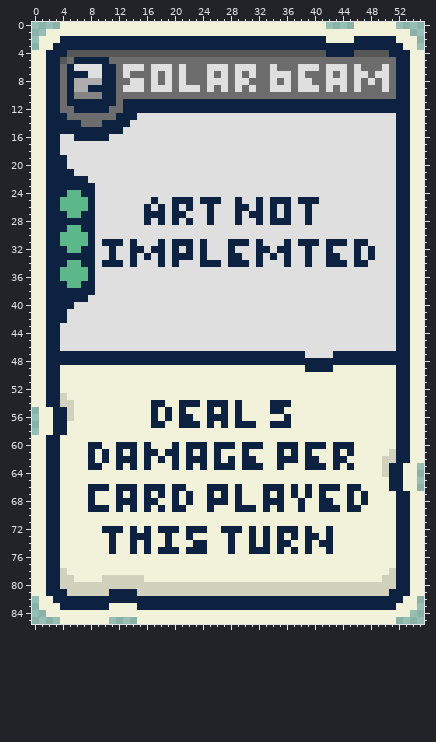
Sprite sheet, stored at Art/Cards/026 Solar Beam.png. The first picture shows the starting point.
The file is 56x86 pixels.
Now the later version:
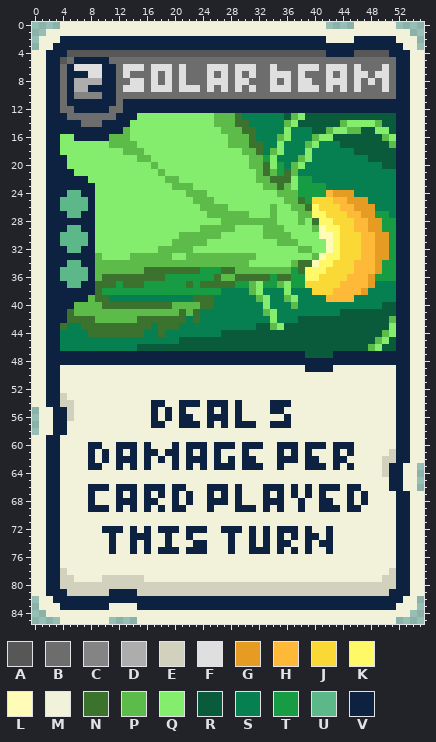
Palette (. is transparent): A #575757  B #6d6d6d  C #848484  D #adadad  E #d1d1bd  F #dfdfdf  G #e69b22  H #ffb938  J #fad937  K #fff867  L #fffcb7  M #f2f2da  N #3a722e  P #5dbb49  Q #84ed6e  R #0a5b3c  S #068051  T #179c43  U #5cb888  V #0d2140
Edits made:
y 13: x 15..51 FFFFFFFFFFFFFFFFFFFFFFFFFFFFFFFFFFFFF -> QQQQQQQQQQQPPPNSSSSSSRPQRRRRRRRRRRRRR
y 14: x 14..51 FFFFFFFFFFFFFFFFFFFFFFFFFFFFFFFFFFFFFF -> QQQQQQQQQQQQPPPNNSSSSSPQRRRRRRPQQQQPRR
y 15: x 13..51 FFFFFFFFFFFFFFFFFFFFFFFFFFFFFFFFFFFFFFF -> PQQQQQQQQQQQQQPPPNNSSSSQSSSRRPQQPPRRQQR
y 16: x 4..5 FF -> QQ; x 11..51 FFFFFFFFFFFFFFFFFFFFFFFFFFFFFFFFFFFFFFFFF -> PPPQQQQQQQQQQQQQQPPPNSSSPQSSSPQQRRRRRRRPQ
y 17: x 4..51 FFFFFFFFFFFFFFFFFFFFFFFFFFFFFFFFFFFFFFFFFFFFFFFF -> QQQQQQQPPPPQQQQQQQQQQQQQPPPNNSSQSSSPQSSSRRRRRRRP
y 18: x 4..51 FFFFFFFFFFFFFFFFFFFFFFFFFFFFFFFFFFFFFFFFFFFFFFFF -> QQQQQQQQQPPPQQQQQQQQQQQQQQPPNSPQSSSQSSSSSSRRRRRR
y 19: x 5..51 FFFFFFFFFFFFFFFFFFFFFFFFFFFFFFFFFFFFFFFFFFFFFFF -> QQQQQQQQQQPPQQQQQQQQQQQQQQPPTQSSSPQSSSSSSSSRRRR
y 20: x 5..51 FFFFFFFFFFFFFFFFFFFFFFFFFFFFFFFFFFFFFFFFFFFFFFF -> QQQQQQQQQQQQPQQQQQQQQQQQQQPPNQTSPQSSSSSSSSSSSRR
y 21: x 6..51 FFFFFFFFFFFFFFFFFFFFFFFFFFFFFFFFFFFFFFFFFFFFFF -> QQQQQQQQQQQQPQQQQQQQQQQQQQPNPTNPSSSSSSSSSSSSSS
y 22: x 8..51 FFFFFFFFFFFFFFFFFFFFFFFFFFFFFFFFFFFFFFFFFFFF -> QQQQQQQQQQQPPQQQQQQQQQQQPPNNNQTTSSSSSSSSSSSS
y 23: x 9..51 FFFFFFFFFFFFFFFFFFFFFFFFFFFFFFFFFFFFFFFFFFF -> QQQQQQQQQQQPPPQQQQQQQQQQPPNPQTTTTSSSSSSSSSS
y 24: x 9..51 FFFFFFFFFFFFFFFFFFFFFFFFFFFFFFFFFFFFFFFFFFF -> QQQQQQQQQQQQQPPPQQQQQQQQQQPPPTTTTHGGGSSSSSS
y 25: x 9..51 FFFFFFFFVFFVVVFVVVFFVFFVFVVVFVVVFFFFFFFFFFF -> QQQQQQQQQQQQQQPPPQQQQQQQQQQPPNTJJJHHGGGSSSS
y 26: x 9..51 FFFFFFFVFVFVFVFFVFFFVVFVFVFVFFVFFFFFFFFFFFF -> QQQQQQQQQQQQQQQPPPPQQQQQQPQQPPNKJJJHHGGGSSS
y 27: x 9..51 FFFFFFFVVVFVVFFFVFFFVFVVFVFVFFVFFFFFFFFFFFF -> QQQQQQQQQQQQQQQQPPPPPPQQQPQQQPPKKJJJHHGGTTS
y 28: x 9..51 FFFFFFFVFVFVFVFFVFFFVFFVFVVVFFVFFFFFFFFFFFF -> QQQQQQQQQQQQQQQQQQPPPPPPPPQQQPQNKKJJJHHGGTT
y 29: x 9..51 FFFFFFFFFFFFFFFFFFFFFFFFFFFFFFFFFFFFFFFFFFF -> QQQQQQQQQQQQQQQPPPPPQQQQPPPQQQQPLKKJJHHGGTT
y 30: x 9..51 FFFFFFFFFFFFFFFFFFFFFFFFFFFFFFFFFFFFFFFFFFF -> QQQQQQQQQQQQPPPPPPQQQQQQPPPPQQQQLLKJJJHHGGT
y 31: x 9..51 FVVVFVFFFVFVVVFVFFFVVVFVFFFVFVVVFVVVFVVFFFF -> QQQQQQQQQQQPPPPPQQQQQQQQQQPPPQQQQLKJJJHHGGT
y 32: x 9..51 FFVFFVVFVVFVFVFVFFFVFFFVVFVVFFVFFVFFFVFVFFF -> QQQQQQQQQPPPPPQQQQQQQQQQQQQQQPPQQLKJJJHHGGT
y 33: x 9..51 FFVFFVFVFVFVVVFVFFFVVFFVFVFVFFVFFVVFFVFVFFF -> PQQQQPPPPPPQQPPPPPPPPPPQQQQQQQQPLKKJJJHHGGT
y 34: x 9..51 FVVVFVFFFVFVFFFVVVFVVVFVFFFVFFVFFVVVFVVFFFF -> PPPPPPPPPPPPPPPPPPPPPPQQQQQQPNNLKKJJJHHHGTT
y 35: x 9..51 FFFFFFFFFFFFFFFFFFFFFFFFFFFFFFFFFFFFFFFFFFF -> PPPPPPPNNNNNNNNTTTNNPPPPPPPPTNKKKJJJJHHHGTT
y 36: x 9..51 FFFFFFFFFFFFFFFFFFFFFFFFFFFFFFFFFFFFFFFFFFF -> PNNNNNNNNNTTTTTTTNPPNNNNNTNNTTKKJJJJHHHGTTT
y 37: x 9..51 FFFFFFFFFFFFFFFFFFFFFFFFFFFFFFFFFFFFFFFFFFF -> NNNTNNNTTTTTTNTNNNNNTTPQTTPQTTJJJJJHHHHGSSS
y 38: x 9..51 FFFFFFFFFFFFFFFFFFFFFFFFFFFFFFFFFFFFFFFFFFF -> NTTTTTTTTTTTTTTTTTSSSSPQSSSQSSSJJJHHHHGSSSS
y 39: x 8..51 FFFFFFFFFFFFFFFFFFFFFFFFFFFFFFFFFFFFFFFFFFFF -> PNNSSSSSSSSSSSSNNNSSSSSSPQSSPQSSSSHHHHSSSSSS
y 40: x 6..51 FFFFFFFFFFFFFFFFFFFFFFFFFFFFFFFFFFFFFFFFFFFFFF -> PPPPNNNNNNNNNNPPPPNNSSSSSSSQSSSPSSSSSSSSSSSSRR
y 41: x 5..51 FFFFFFFFFFFFFFFFFFFFFFFFFFFFFFFFFFFFFFFFFFFFFFF -> NPPPPPPPPPPPPPPPNPNSSSSSSSSSPQSSSSSSSSSRRRRRRRR
y 42: x 5..51 FFFFFFFFFFFFFFFFFFFFFFFFFFFFFFFFFFFFFFFFFFFFFFF -> NNNNPPPPPPNNNNNNNSNSSSSSSSSSSQSSSRRRRRRRRRRRRRP
y 43: x 4..51 FFFFFFFFFFFFFFFFFFFFFFFFFFFFFFFFFFFFFFFFFFFFFFFF -> NSSNNNNNNNNNNSNNNSSSSSSSSSSSRRPQRRRRRRRRRRRRRRRQ
y 44: x 4..51 FFFFFFFFFFFFFFFFFFFFFFFFFFFFFFFFFFFFFFFFFFFFFFFF -> SSSSNNNNNNNNSSNSSSSSSSSRRRRRRRRRRRRRRRRRRRRRRRPQ
y 45: x 4..51 FFFFFFFFFFFFFFFFFFFFFFFFFFFFFFFFFFFFFFFFFFFFFFFF -> SSSSSSSSSSSSSSSSSRRRRRRRRRRRRRRRRRRRRRRRRRRRRPQR
y 46: x 4..51 FFFFFFFFFFFFFFFFFFFFFFFFFFFFFFFFFFFFFFFFFFFFFFFF -> SSSSSSSSSSSRRRRRRRRRRRRRRRRRRRRRRRRRRRRRRRRRPQRR
y 47: x 39..42 FFFF -> RRRR
